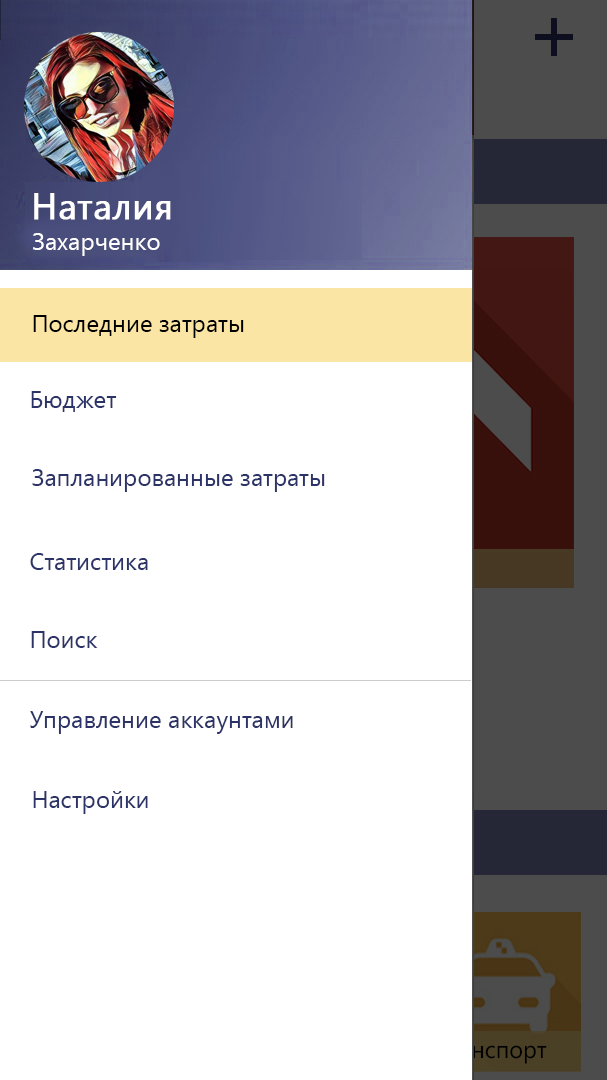
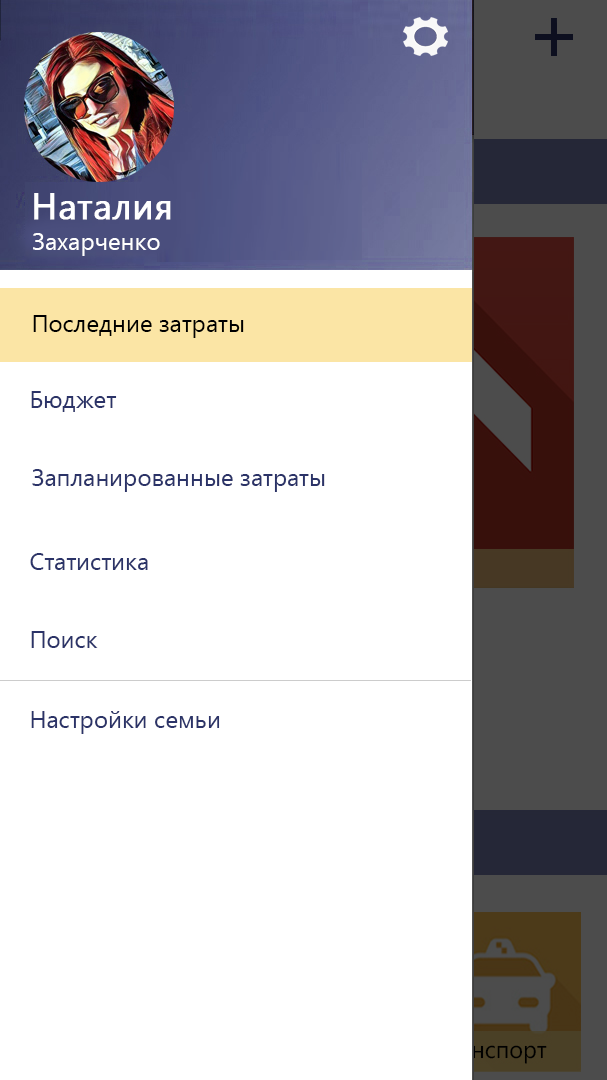
Layer changes from the first w=607, h=1080 image to the second:
renamed "Управление аккаунтами" to "Настройки семьи", painted on it over <box>30,711,293,734</box>
removed layer "Настройки" over <box>33,791,148,814</box>
added layer "Layer 2" above "Поиск" over <box>403,17,448,56</box>
